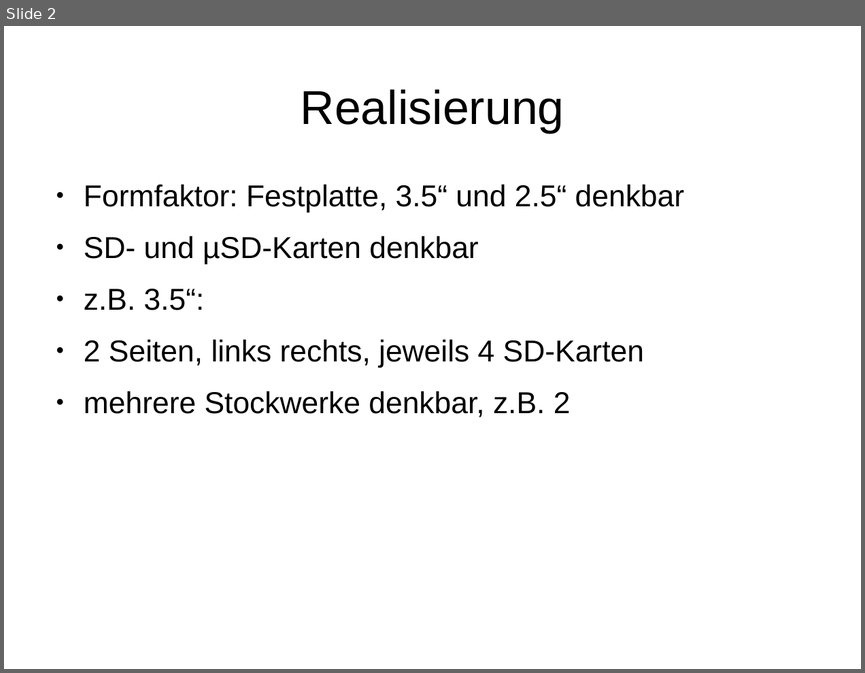
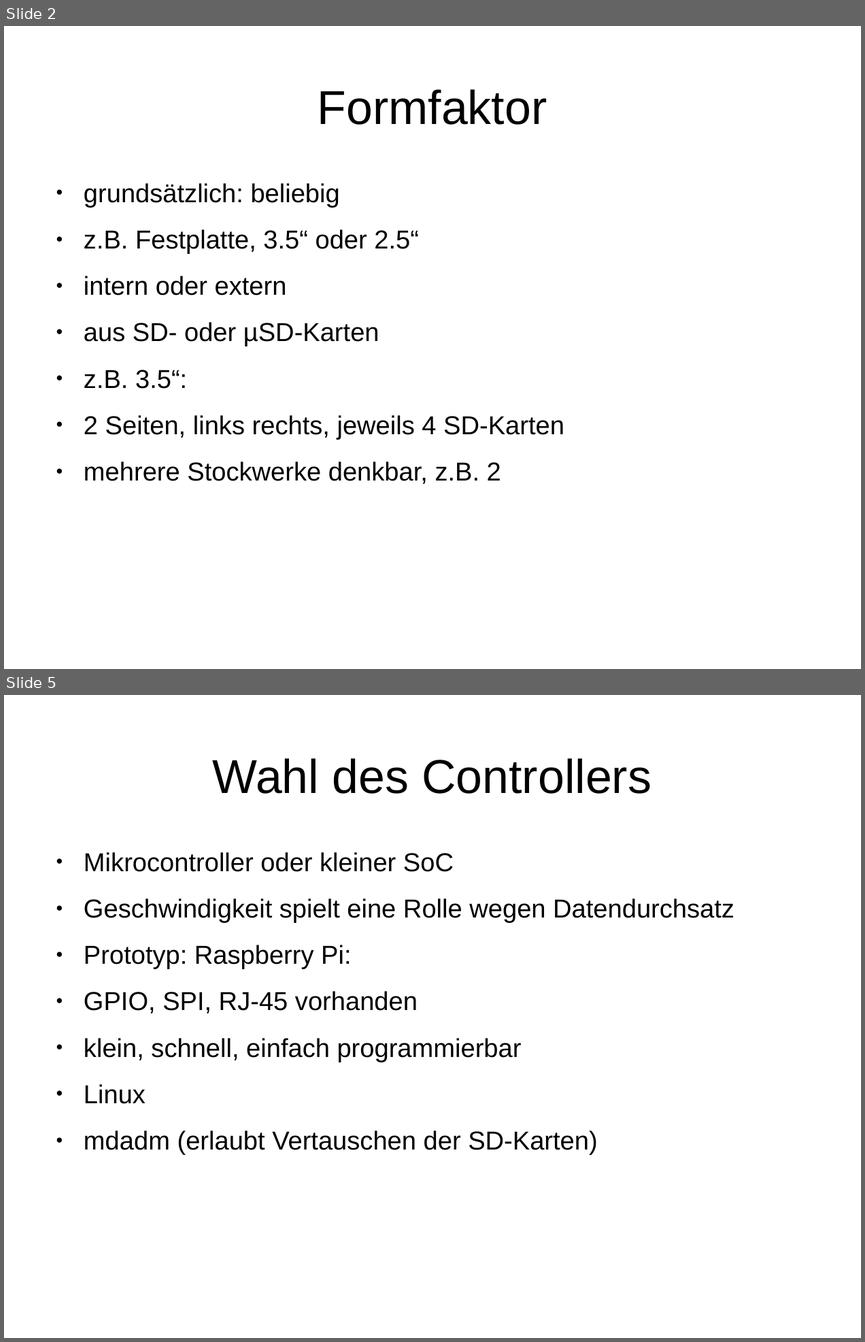
Before and after one commit to matthiasbock/OpenFlashDrive, a slide deck: SD card drive.odp. Shown one above the other, each under a label of ours: slide 2 before the commit, slides 2 and 5 after it; the slides between them are not shown. The pictures are 865x673 and 865x1342 pixels, drawn with LibreOffice and Linux fonts; fonts in the diff are those of the drawing. Boxes give left, top, right and bottom in pixels: in the first picture for what was removed or moved away, otherwise in the second. Text is boxed around its words. In the diff, an @@ line names an element or a change of style, - is before the commit and + after.

```diff
--- a/SD card drive.odp
+++ b/SD card drive.odp
@@ slide 5 added at (4,695,861,1338), background #FFFFFF @@
@@ title added at (213,758,652,794), 44 pt, text #000000 @@
+Wahl des Controllers
@@ text added at (84,852,734,1155), 24 pt, text #000000 @@
+● Mikrocontroller oder kleiner SoC
+● Geschwindigkeit spielt eine Rolle wegen Datendurchsatz
+● Prototyp: Raspberry Pi:
+● GPIO, SPI, RJ-45 vorhanden
+● klein, schnell, einfach programmierbar
+● Linux
+● mdadm (erlaubt Vertauschen der SD-Karten)
@@ slide 2 changed as well @@
@@ title at (317,89,547,125): text changed @@
-Realisierung
+Formfaktor
@@ text at (84,183,419,346): text changed; size 28 to 24 pt @@
-● Formfaktor: Festplatte, 3.5“ und 2.5“ denkbar
-● SD- und µSD-Karten denkbar
+● grundsätzlich: beliebig
+● z.B. Festplatte, 3.5“ oder 2.5“
+● intern oder extern
+● aus SD- oder µSD-Karten
@@ text at (84,369,564,484): size 28 to 24 pt in "z.B. 3.5“:", "2 Seiten, links rechts, jeweils 4 SD-Karten", "mehrere Stockwerke denkbar, z.B. 2" @@
```
Also in this commit, not shown: 1 other slide changed, 2 other slides added, 1 slide removed, 1 other file.
